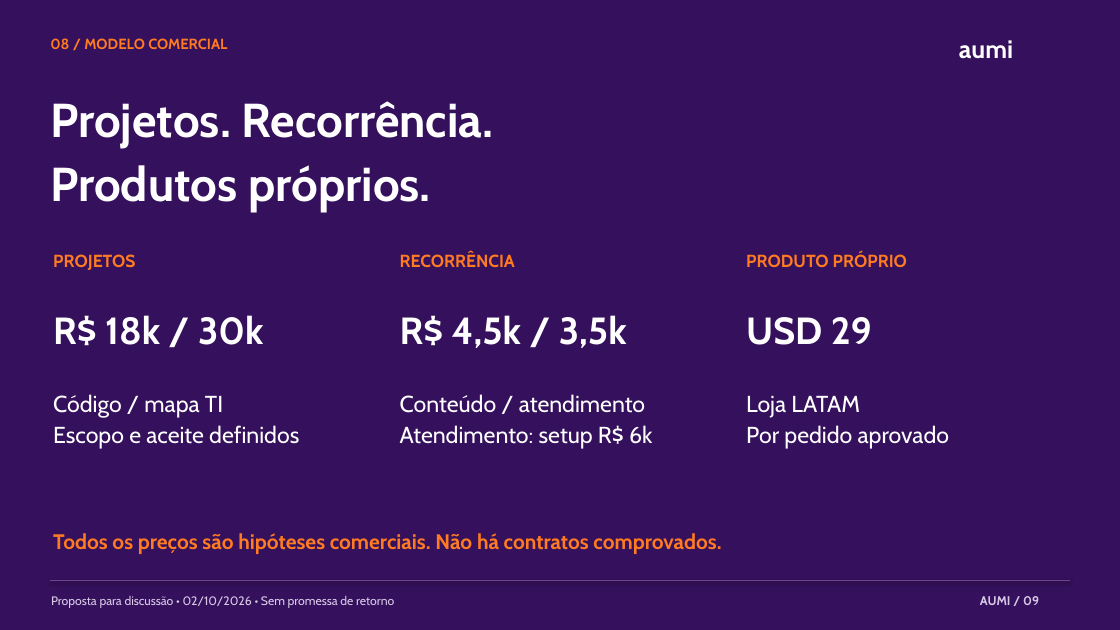
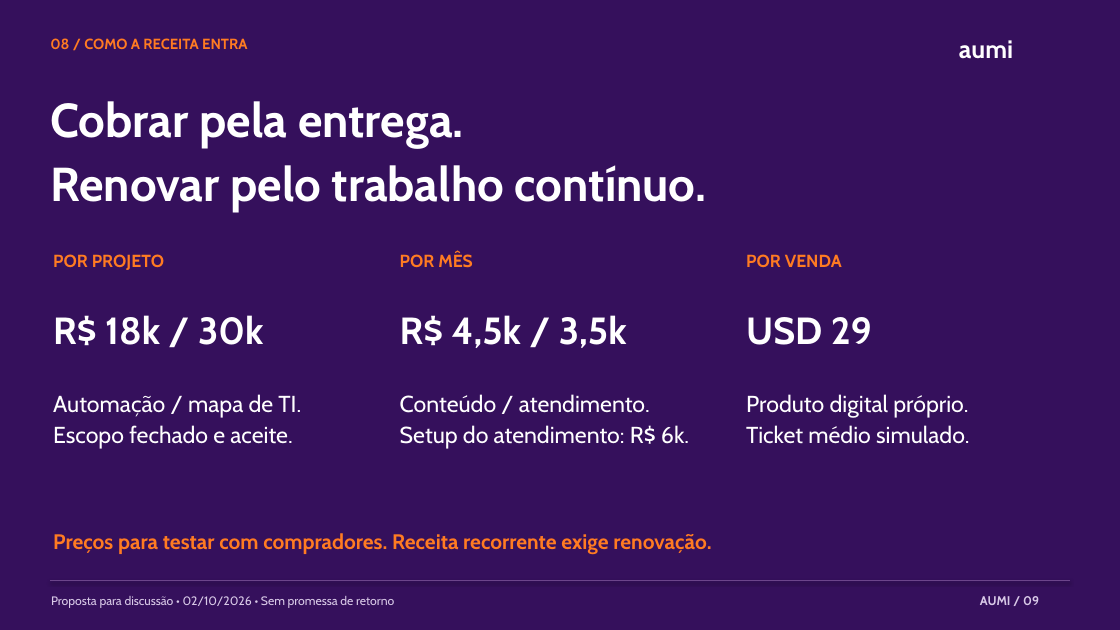
Before and after one commit to juboyy/topologic-business-plan, a slide deck: slide 9 of pitch-deck.pptx. Drawn at 1120x630 pixels with LibreOffice and Linux fonts; fonts in the diff are those of the drawing. Boxes give left, top, right and bottom in pixels: in the first picture for what was removed or moved away, otherwise in the second. Text is boxed around its words. In the diff, an @@ line names an element or a change of style, - is before the commit and + after.

```diff
--- a/pitch-deck.pptx
+++ b/pitch-deck.pptx
@@ text at (50, 38, 247, 49): text changed @@
-08 / MODELO COMERCIAL
+08 / COMO A RECEITA ENTRA
@@ text at (50, 101, 707, 213): text changed @@
-Projetos. Recorrência.
-Produtos próprios.
+Cobrar pela entrega.
+Renovar pelo trabalho contínuo.
@@ text at (53, 254, 164, 270): text changed @@
-PROJETOS
+POR PROJETO
@@ text at (400, 254, 473, 268): text changed @@
-RECORRÊNCIA
+POR MÊS
@@ text at (746, 254, 842, 267): text changed @@
-PRODUTO PRÓPRIO
+POR VENDA
@@ text at (53, 394, 301, 449): text changed @@
-Código / mapa TI
-Escopo e aceite definidos
+Automação / mapa de TI.
+Escopo fechado e aceite.
@@ text at (400, 394, 689, 449): text changed @@
-Conteúdo / atendimento
-Atendimento: setup R$ 6k
+Conteúdo / atendimento.
+Setup do atendimento: R$ 6k.
@@ text at (746, 394, 970, 444): text changed @@
-Loja LATAM
-Por pedido aprovado
+Produto digital próprio.
+Ticket médio simulado.
@@ text at (53, 533, 711, 555): text changed @@
-Todos os preços são hipóteses comerciais. Não há contratos comprovados.
+Preços para testar com compradores. Receita recorrente exige renovação.
```
Also in this commit, not shown: 18 other slides changed, 1 slide added, 1 slide removed, 4 other files.
